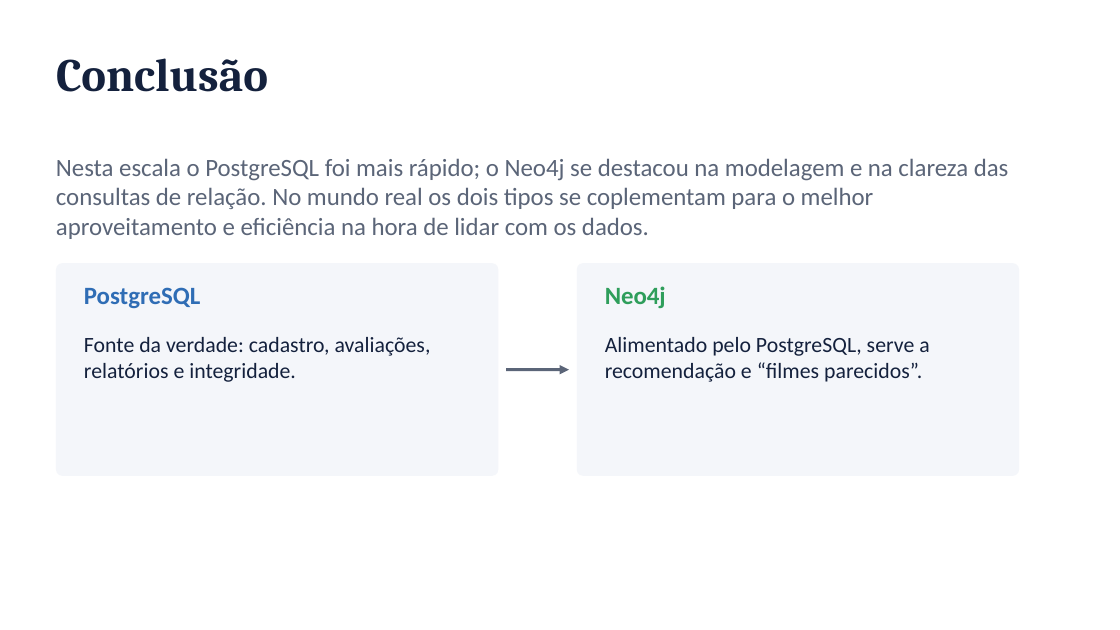
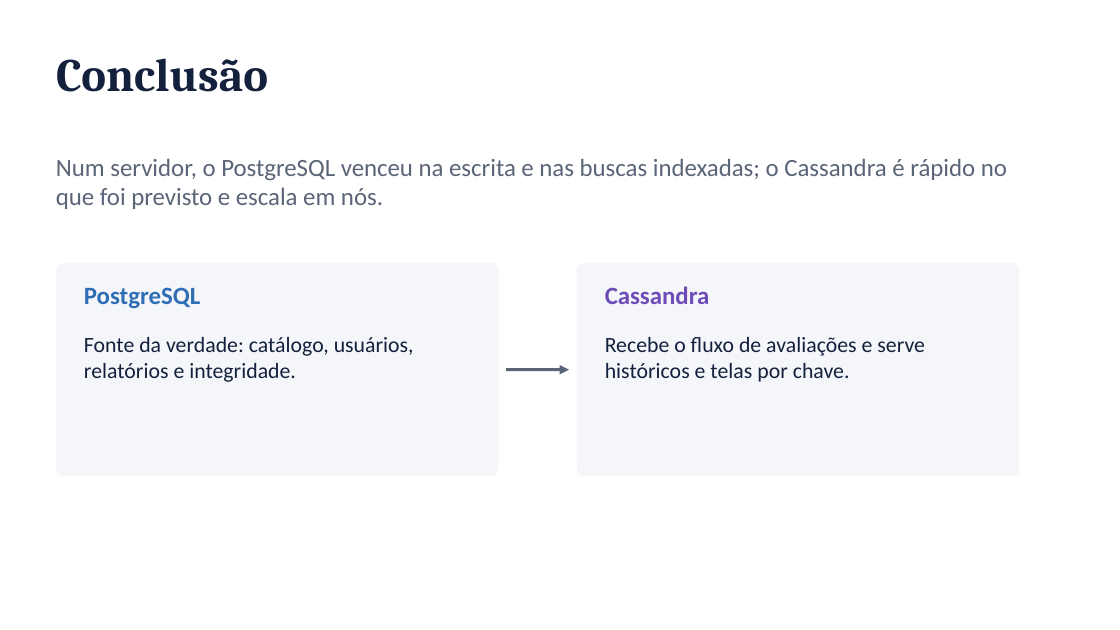
Before and after one commit to FineiasAntonio/BancoDeDados, a slide deck: slide 16 of docs/apresentacao.pptx (slide 17 before the commit). Drawn at 1120x630 pixels with LibreOffice and Linux fonts; fonts in the diff are those of the drawing. Boxes give left, top, right and bottom in pixels: in the first picture for what was removed or moved away, otherwise in the second. Text is boxed around its words. In the diff, an @@ line names an element or a change of style, - is before the commit and + after.

```diff
--- a/docs/apresentacao.pptx
+++ b/docs/apresentacao.pptx
@@ text at box(56, 158, 1007, 209): text changed @@
-Nesta escala o PostgreSQL foi mais rápido; o Neo4j se destacou na modelagem e na clareza das consultas de relação. No mundo real os dois tipos se coplementam para o melhor aproveitamento e eficiência na hora de lidar com os dados.
+Num servidor, o PostgreSQL venceu na escrita e nas buscas indexadas; o Cassandra é rápido no que foi previsto e escala em nós.
@@ text at box(605, 286, 710, 304): text changed; text colour #2E9E5B to #6F4BB8 @@
-Neo4j
+Cassandra
@@ text at box(84, 337, 414, 382): text changed @@
-Fonte da verdade: cadastro, avaliações, relatórios e integridade.
+Fonte da verdade: catálogo, usuários, relatórios e integridade.
@@ text at box(605, 337, 925, 382): text changed @@
-Alimentado pelo PostgreSQL, serve a recomendação e “filmes parecidos”.
+Recebe o fluxo de avaliações e serve históricos e telas por chave.
```
Also in this commit, not shown: 10 other slides changed, 3 slides added, 4 slides removed, 3 other files.
